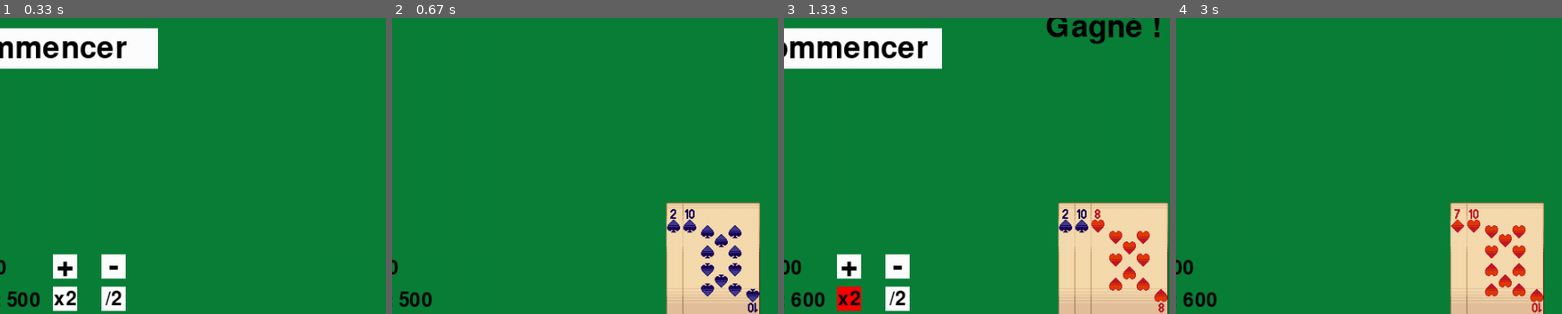
Above: before the commit, frames 1-4 (left to right).
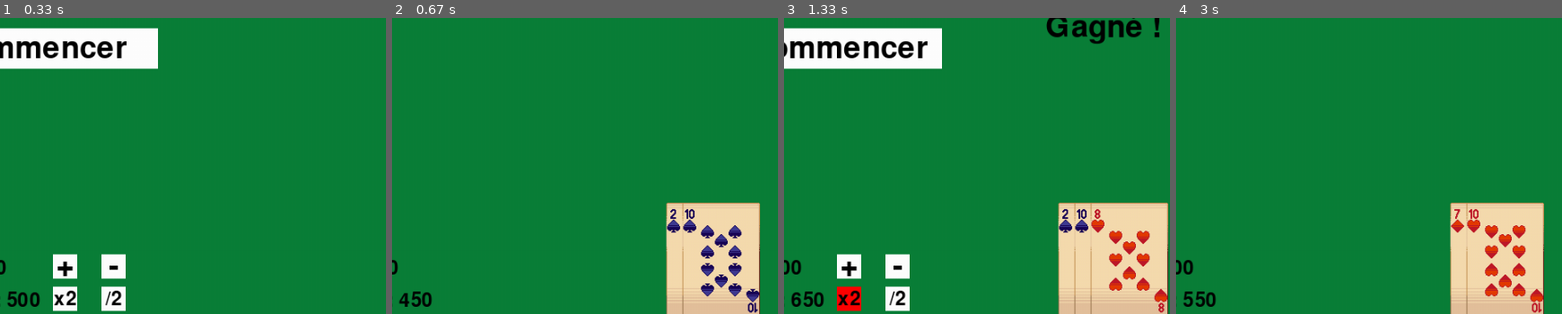
Above: after the commit, the same moments.

Repository: oscorchan/blackJack-Pygame
Game: pygame game, started from main.py
Same seed, same stepped clock (60 frames per second), same inputs: the game is played once before the commit and once after it.
Inputs (mouse positions are % of the whole screen's width and height, from its top left):
- Up to frame 1 (0.33 s): no input
- Up to frame 2 (0.67 s): click "Commencer" at 0.38 s
- Up to frame 3 (1.33 s): click "Doubler" at 0.72 s; click "x2" at 1.05 s
- Up to frame 4 (3 s): click (90, 86) at 1.38 s; click "Commencer" at 2.72 s
The pictures show only the part of the screen within x 11-61%, y 48-98%; the shares and areas given below are measured in that part.

Frame 1 is identical in both runs. In frame 2, 0.2% of the frame differs, in the area x 1-8%, y 92-98%; in frame 3, 0.1%; in frame 4, 0.2%.

Commit message:
bug fixes assurance, il reste quelques détails à compléter

Diff:
--- a/main.py
+++ b/main.py
@@ -248,16 +248,16 @@
 
     def perdre(self):
         self.message = "Perdu !"
-        self.player.money -= self.player.bet
         self.gameStarted = False
 
     def gagner(self):
         self.message = "Gagné !"
-        self.player.money += self.player.bet
+        self.player.money += 2*self.player.bet
         self.gameStarted = False
 
     def egalite(self):
         self.message = "Egalité"
+        self.player.money += self.player.bet
         self.gameStarted = False
 
     def comparerMains(self):
@@ -278,21 +278,25 @@
         self.dealer.hand.addCard(self.deck.deal())
         self.player.hand.addCard(self.deck.deal())
         self.dealer.hand.addCard(self.deck.deal())
+        self.player.money -= self.player.bet
 
         if self.player.hand.hasBlackjack() and self.dealer.hand.hasBlackjack():
             self.egalite()
         elif self.player.hand.hasBlackjack():
             self.message = "BlackJack"
-            self.player.money += self.player.bet * 1.5
+            self.player.money += self.player.bet * 2.5
             self.gameStarted = False
         elif self.dealer.hand.hasBlackjack():
-            if self.dealer.hand.cards[0].value =='1':
+            if self.dealer.hand.cards[1].value == 1:
+                self.afficherBoutonAssurance = True
+                self.dealer.retournerCarte(0)
+            else :
                 self.perdre()
-            else :
-                self.dealer.retournerCarte(0)
-                self.afficherBoutonAssurance = True
         else:
             self.dealer.retournerCarte(0)
+
+        if self.dealer.hand.cards[1].value == 1:
+            self.afficherBoutonAssurance = True
 
         return
 
@@ -306,6 +310,7 @@
                     running = False
                 if event.type == pygame.MOUSEBUTTONDOWN and event.button == 1:
                     if self.boutonTirer.estClique(pygame.mouse.get_pos()) and not self.player.hand.calculerTotal() >= 21 and not self.message:
+                        self.afficherBoutonAssurance = False
                         self.canDouble = False
                         self.player.hit(self.deck)
                         if self.player.isBusted():
@@ -319,9 +324,11 @@
                         self.start()
 
                     if self.boutonRester.estClique(pygame.mouse.get_pos()) and not self.player.isBusted() and not self.message :
+                        self.afficherBoutonAssurance = False
                         self.comparerMains()
 
                     if self.boutonDoubler.estClique(pygame.mouse.get_pos()) and not self.player.hand.calculerTotal() >= 21 and not self.message and self.canDouble:
+                        self.afficherBoutonAssurance = False
                         self.player.bet *= 2
                         self.player.hit(self.deck)
                         if self.player.isBusted():
